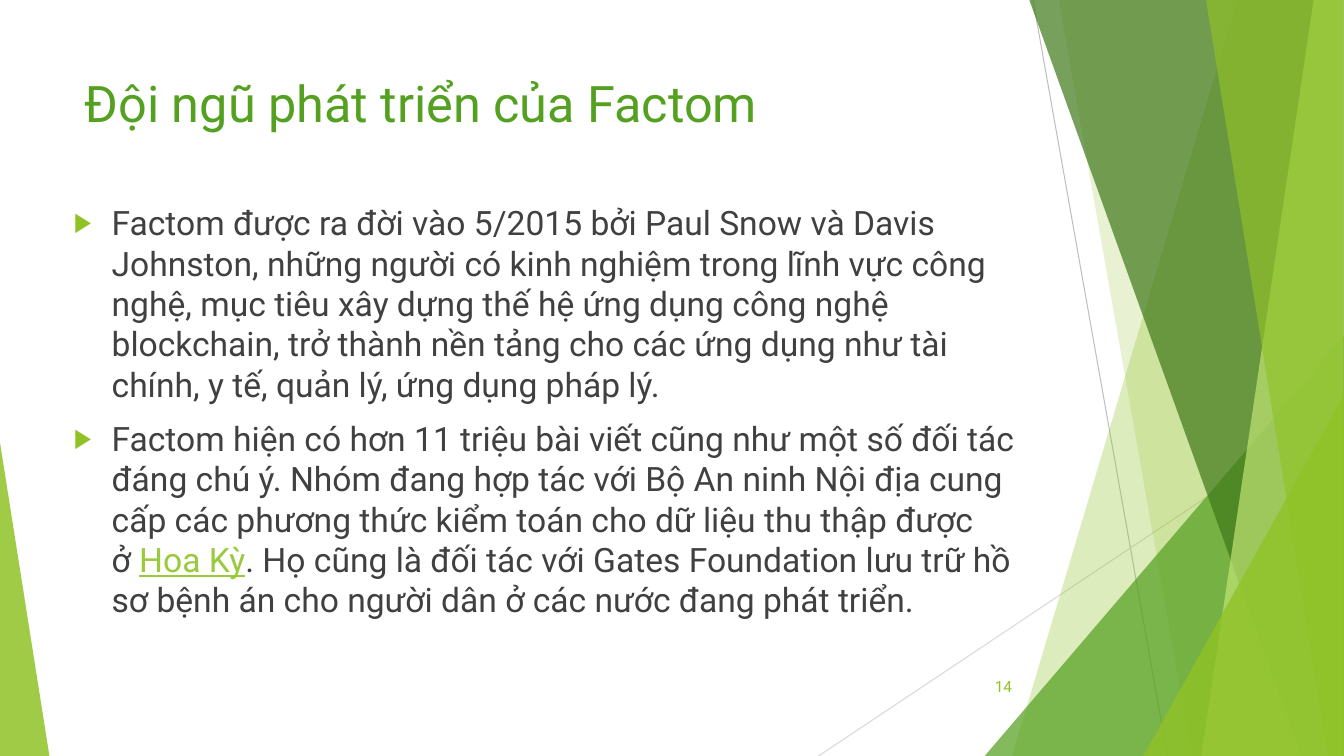
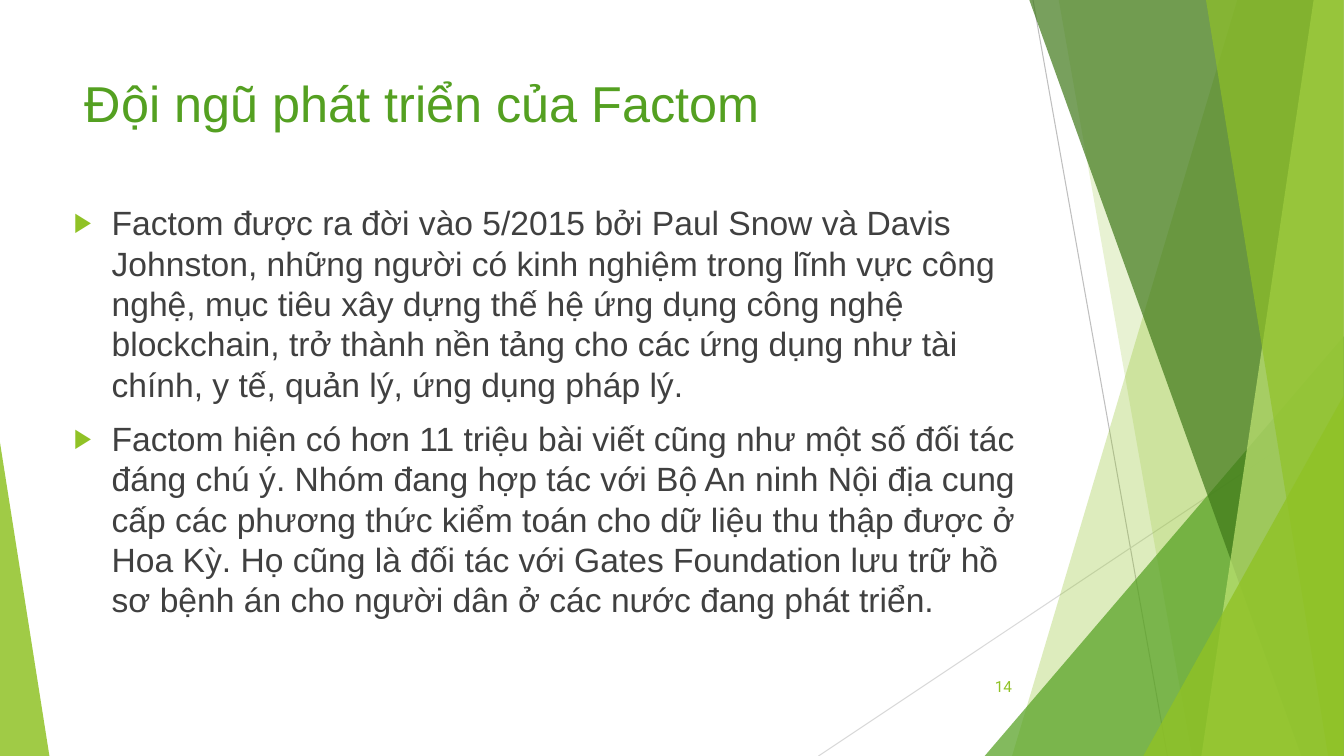
Before and after one commit to bku-blockchain/factom-research, a slide deck: slide 14 of docs/factom.pptx. Drawn at 1344x756 pixels with LibreOffice and Linux fonts; fonts in the diff are those of the drawing. Boxes give left, top, right and bottom in pixels: in the first picture for what was removed or moved away, otherwise in the second. Text is boxed around its words. In the diff, an @@ line names an element or a change of style, - is before the commit and + after.

```diff
--- a/docs/factom.pptx
+++ b/docs/factom.pptx
@@ title "Đội ngũ phát triển của ..." at (85, 82, 759, 132): font Roboto to Arial @@
@@ text "Factom được ra đời vào ..." at (112, 209, 1015, 619): font Roboto to Arial; text colour #99CA3C to #404040, underline off in "Hoa Kỳ." @@
```
Also in this commit, not shown: 14 other slides changed, 17 slides added, 2 other files.
